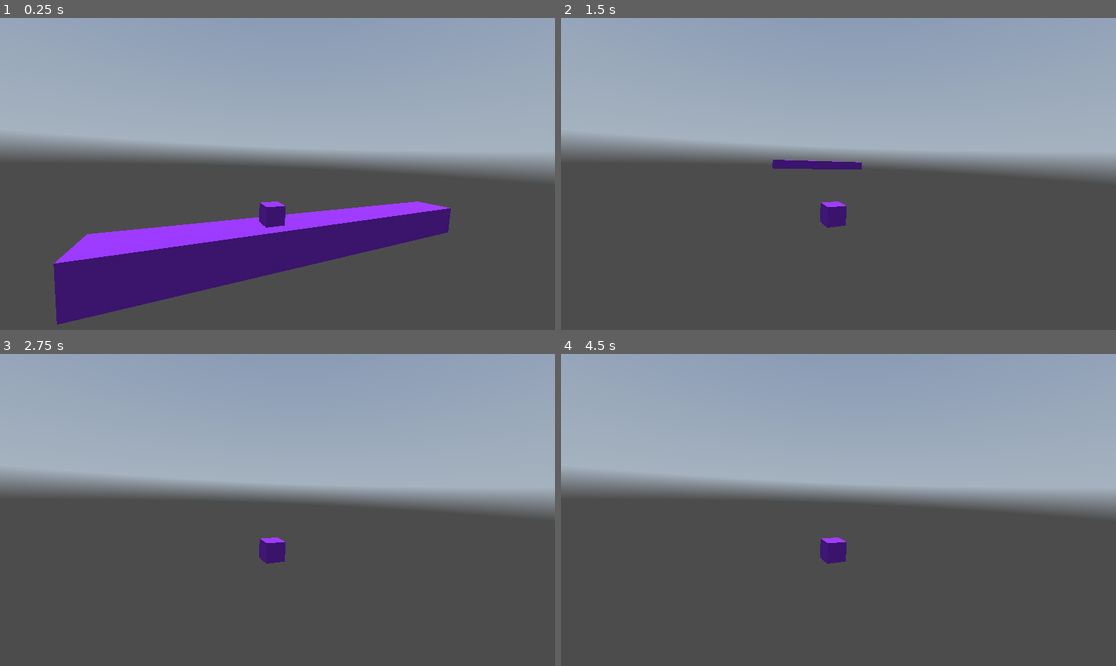
Above: before the commit, frames 1-4 (two rows, left to right).
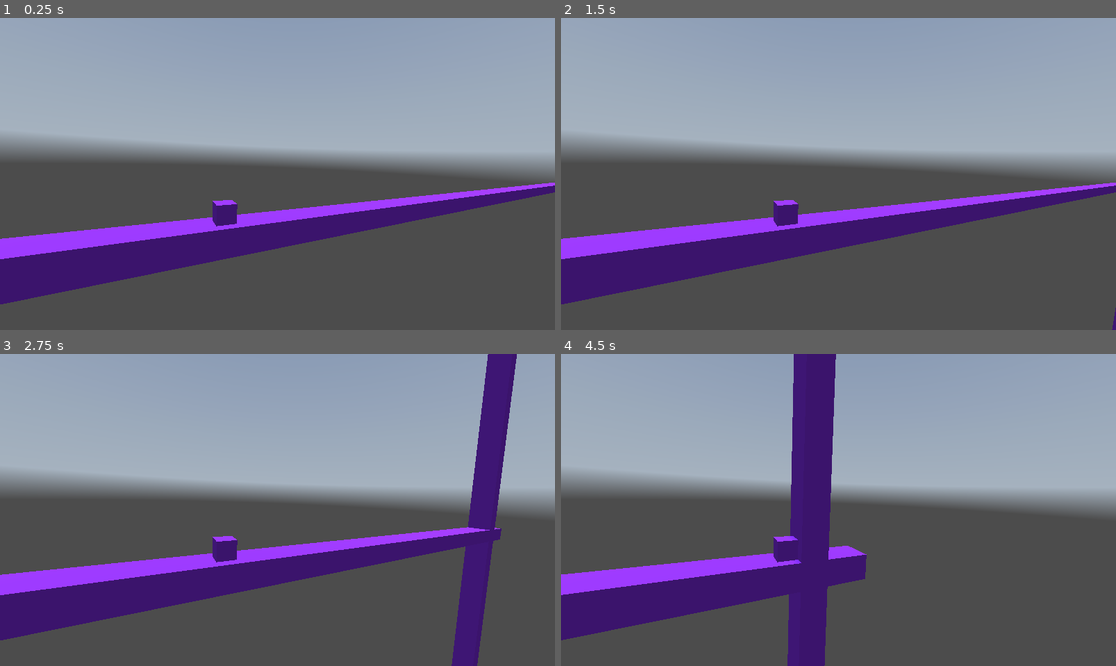
Above: after the commit, the same moments.

Repository: Shivam-Amin/DuoRun
Game: Godot game, scene res://Scenes/main.tscn
Two runs of this game, one before a commit and one after it. Both use one fixed random seed, a clock stepped at 60 frames per second and the inputs below. A sky picture missing from this copy of the repository is replaced by a grey-blue gradient.
Inputs:
- Up to frame 1 (0.25 s): no input
- Up to frame 2 (1.5 s): tap Enter (ui_accept) at 0.5, 0.77 s; hold Right (ui_right) 0.53-1.28 s; hold Down (ui_down) from 1.28 s (still down)
- Up to frame 3 (2.75 s): tap Enter (ui_accept) at 1.52 s; release Down (ui_down) at 2.03 s; hold Right (ui_right) from 2.03 s (still down)
- Up to frame 4 (4.5 s): release Right (ui_right) at 2.78 s; hold Up (ui_up) 2.78-3.53 s; tap Enter (ui_accept) at 3.02, 3.77 s; hold Left (ui_left) from 3.53 s (still down)

The runs differ from the first frame. In frame 1, 13% of the frame differs, in the area x 0-100%, y 52-99%; in frame 2, 13%; in frame 3, 17%, in the area x 0-94%, y 0-100%; in frame 4, 15%.

Commit message:
ui update

Diff:
--- a/Scenes/main.tscn
+++ b/Scenes/main.tscn
@@ -20,6 +20,9 @@
 
 [node name="PurplePlate" parent="plates" instance=ExtResource("1_8m3wc")]
 
+[node name="PurplePlate2" parent="plates" instance=ExtResource("1_8m3wc")]
+transform = Transform3D(1, 0, -1.5246e-23, -1.5246e-23, -4.37114e-08, -1, 0, 1, -4.37114e-08, 0, 0.487468, -9.91806)
+
 [node name="env" type="Node3D" parent="."]
 
 [node name="DirectionalLight3D" type="DirectionalLight3D" parent="env"]
@@ -32,4 +35,4 @@
 environment = SubResource("Environment_0y0rp")
 
 [node name="Player" parent="." instance=ExtResource("2_yfjjr")]
-transform = Transform3D(1, 0, 0, 0, 1, 0, 0, 0, 1, -0.001, 0.201995, 0.352423)
+transform = Transform3D(1, 0, 0, 0, 1, 0, 0, 0, 1, -0.001, 0.201995, 9.81325)
--- a/Scenes/player.tscn
+++ b/Scenes/player.tscn
@@ -1,6 +1,7 @@
-[gd_scene load_steps=4 format=3 uid="uid://sj6xq1oaou33"]
+[gd_scene load_steps=5 format=3 uid="uid://sj6xq1oaou33"]
 
 [ext_resource type="Script" path="res://Scripts/player.gd" id="1_2vmti"]
+[ext_resource type="PackedScene" uid="uid://cui7fxqicnsdq" path="res://Scenes/smoke.tscn" id="2_v3n50"]
 
 [sub_resource type="BoxShape3D" id="BoxShape3D_o35da"]
 
@@ -24,4 +25,7 @@
 [node name="camera_mount" type="Node3D" parent="."]
 
 [node name="Camera3D" type="Camera3D" parent="camera_mount"]
-transform = Transform3D(0.435673, -0.0903197, 0.895562, 0.0395114, 0.995913, 0.0812189, -0.899237, -5.50458e-10, 0.437461, 0.921519, 0.287375, 0.427809)
+transform = Transform3D(0.4735, -0.0902381, 0.876159, 0.0395114, 0.995913, 0.0812188, -0.879907, -0.00383886, 0.47513, 1.01253, 0.287375, 0.252464)
+
+[node name="Smoke" parent="." instance=ExtResource("2_v3n50")]
+transform = Transform3D(-4.37114e-08, -3.48787e-16, -1, 3.48787e-16, 1, -3.48787e-16, 1, -3.48787e-16, -4.37114e-08, 2.08165e-12, -0.05, 2.08165e-12)
--- a/Scenes/purple_plate.tscn
+++ b/Scenes/purple_plate.tscn
@@ -9,4 +9,4 @@
 transform = Transform3D(0.999746, 0, 0, 0, 0.999746, 0, 0, 0, 0.999746, -0.000702381, 0.00183082, -0.000331998)
 material_override = SubResource("StandardMaterial3D_hc22l")
 use_collision = true
-size = Vector3(0.244141, 0.192383, 2.22363)
+size = Vector3(0.208008, 0.142334, 20.4553)
--- /dev/null
+++ b/Scenes/smoke.tscn
@@ -0,0 +1,50 @@
+[gd_scene load_steps=8 format=3 uid="uid://cui7fxqicnsdq"]
+
+[sub_resource type="Gradient" id="Gradient_yvp7q"]
+offsets = PackedFloat32Array(0, 0.920188, 0.995305, 1)
+colors = PackedColorArray(1, 1, 1, 1, 0.131455, 0.131455, 0.131455, 1, 0.295415, 0.295415, 0.295415, 1, 0, 0, 0, 1)
+
+[sub_resource type="GradientTexture1D" id="GradientTexture1D_51lnx"]
+gradient = SubResource("Gradient_yvp7q")
+
+[sub_resource type="StandardMaterial3D" id="StandardMaterial3D_cuj3x"]
+albedo_color = Color(1, 0.223529, 1, 1)
+albedo_texture = SubResource("GradientTexture1D_51lnx")
+
+[sub_resource type="SphereMesh" id="SphereMesh_rh2yu"]
+radius = 0.2
+height = 0.3
+radial_segments = 6
+rings = 6
+
+[sub_resource type="Curve" id="Curve_taq8q"]
+max_value = 2.0
+_data = [Vector2(0.00803858, 0.0100878), 0.0, 0.412368, 0, 0, Vector2(1, 0.162382), -0.0487281, 0.0, 0, 0]
+point_count = 2
+
+[sub_resource type="Gradient" id="Gradient_5jg34"]
+
+[sub_resource type="Gradient" id="Gradient_tg2xj"]
+
+[node name="Smoke" type="Node3D"]
+
+[node name="CPUParticles3D" type="CPUParticles3D" parent="."]
+transform = Transform3D(0.798688, -0.601745, 0, 0.601745, 0.798688, 0, 0, 0, 1, 0.0523573, 0, 0)
+material_override = SubResource("StandardMaterial3D_cuj3x")
+emitting = false
+amount = 60
+lifetime = 0.09
+speed_scale = 0.7
+randomness = 0.54
+mesh = SubResource("SphereMesh_rh2yu")
+spread = 4.67
+gravity = Vector3(2.08165e-12, -15, 2.08165e-12)
+initial_velocity_min = 0.5
+initial_velocity_max = 0.9
+angular_velocity_max = 2.0
+scale_amount_min = 0.0
+scale_amount_max = 0.2
+scale_amount_curve = SubResource("Curve_taq8q")
+color = Color(0.585667, 0.12105, 0.204995, 1)
+color_ramp = SubResource("Gradient_5jg34")
+color_initial_ramp = SubResource("Gradient_tg2xj")
--- a/Scripts/player.gd
+++ b/Scripts/player.gd
@@ -1,8 +1,8 @@
 extends CharacterBody3D
 
 
-const SPEED = 5.0
-const JUMP_VELOCITY = 4.5
+const SPEED = 6.0
+const JUMP_VELOCITY = 3.2
 
 # Get the gravity from the project settings to be synced with RigidBody nodes.
 var gravity = ProjectSettings.get_setting("physics/3d/default_gravity")
@@ -12,20 +12,23 @@
 	# Add the gravity.
 	if not is_on_floor():
 		velocity.y -= gravity * delta
-
-	# Handle jump.
+#
+	## Handle jump.
 	if Input.is_action_just_pressed("ui_accept") and is_on_floor():
 		velocity.y = JUMP_VELOCITY
+#
+	## Get the input direction and handle the movement/deceleration.
+	## As good practice, you should replace UI actions with custom gameplay actions.
+	#var input_dir = Input.get_vector("ui_left", "ui_right", "ui_up", "ui_down")
+	#var direction = (transform.basis * Vector3(input_dir.x, 0, input_dir.y)).normalized()
+	#if direction:
+		#velocity.x = direction.x * SPEED
+		#velocity.z = direction.z * SPEED
+	#else:
+		#velocity.x = move_toward(velocity.x, 0, SPEED)
+		#velocity.z = move_toward(velocity.z, 0, SPEED)
 
-	# Get the input direction and handle the movement/deceleration.
-	# As good practice, you should replace UI actions with custom gameplay actions.
-	var input_dir = Input.get_vector("ui_left", "ui_right", "ui_up", "ui_down")
-	var direction = (transform.basis * Vector3(input_dir.x, 0, input_dir.y)).normalized()
-	if direction:
-		velocity.x = direction.x * SPEED
-		velocity.z = direction.z * SPEED
-	else:
-		velocity.x = move_toward(velocity.x, 0, SPEED)
-		velocity.z = move_toward(velocity.z, 0, SPEED)
+	# Move the player forward in the x-direction with constant speed.
+	velocity.z = -SPEED
 
 	move_and_slide()
